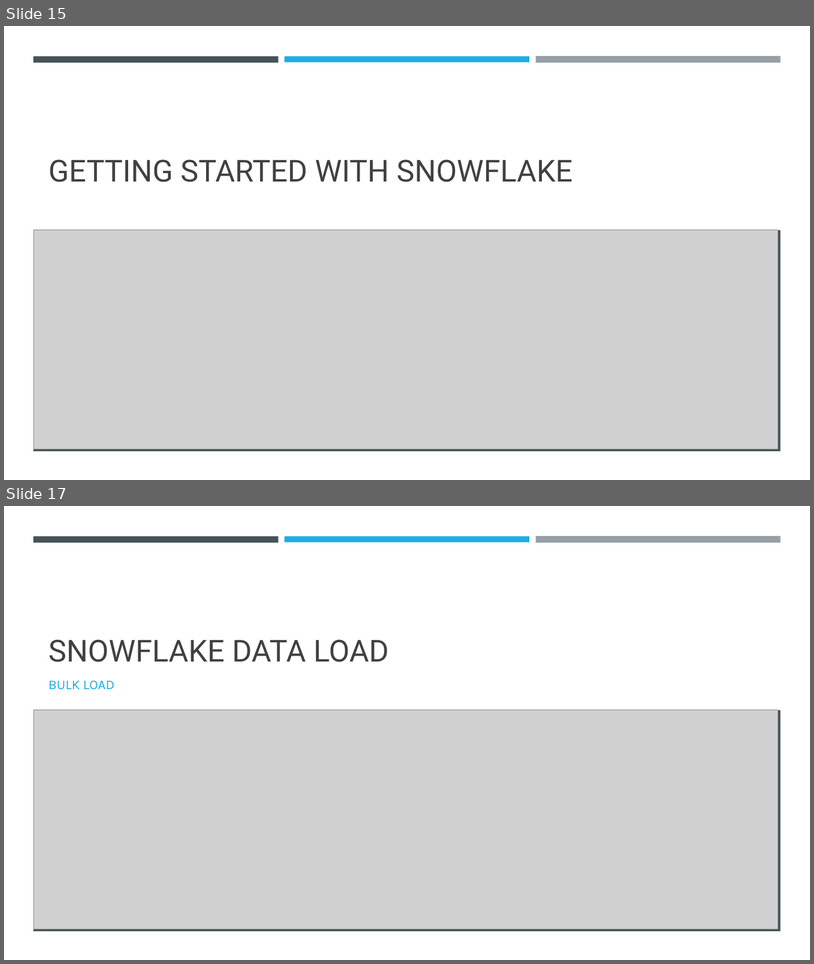
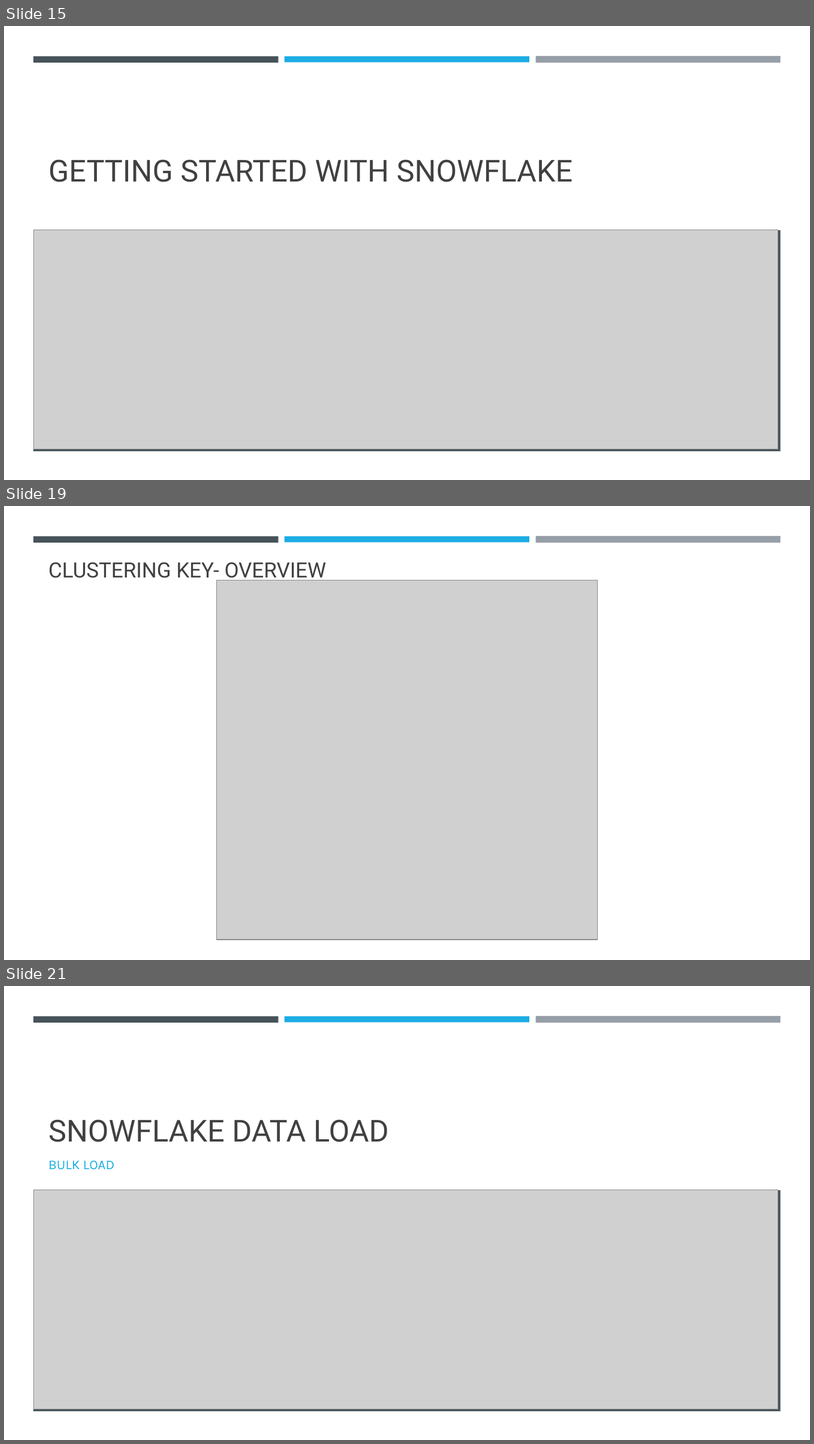
Before and after one commit to umeshmahajan/azure-brainworks2023, a slide deck: docs/Azure-Snowflake.pptx. Shown one above the other, each under a label of ours: slides 15 and 17 before the commit, slides 15, 19 and 21 after it; the slides between them are not shown. The pictures are 814x964 and 814x1444 pixels, drawn with LibreOffice and Linux fonts; fonts in the diff are those of the drawing; grey boxes stand for pictures. Boxes give left, top, right and bottom in pixels: in the first picture for what was removed or moved away, otherwise in the second. Text is boxed around its words. In the diff, an @@ line names an element or a change of style, - is before the commit and + after.

```diff
--- a/docs/Azure-Snowflake.pptx
+++ b/docs/Azure-Snowflake.pptx
@@ slide 19 added at box(4, 506, 810, 960), background #FFFFFF; not listed: 3 template elements that a slide beside it also shows @@
@@ title added at box(48, 562, 327, 583), 25 pt, text #404040 @@
+CLUSTERING KEY- OVERVIEW
@@ picture added at box(217, 580, 598, 939) @@
@@ what was slide 17 is now slide 21 @@
```
Also in this commit, not shown: 10 slides changed, 3 other slides added, 2 other files.
